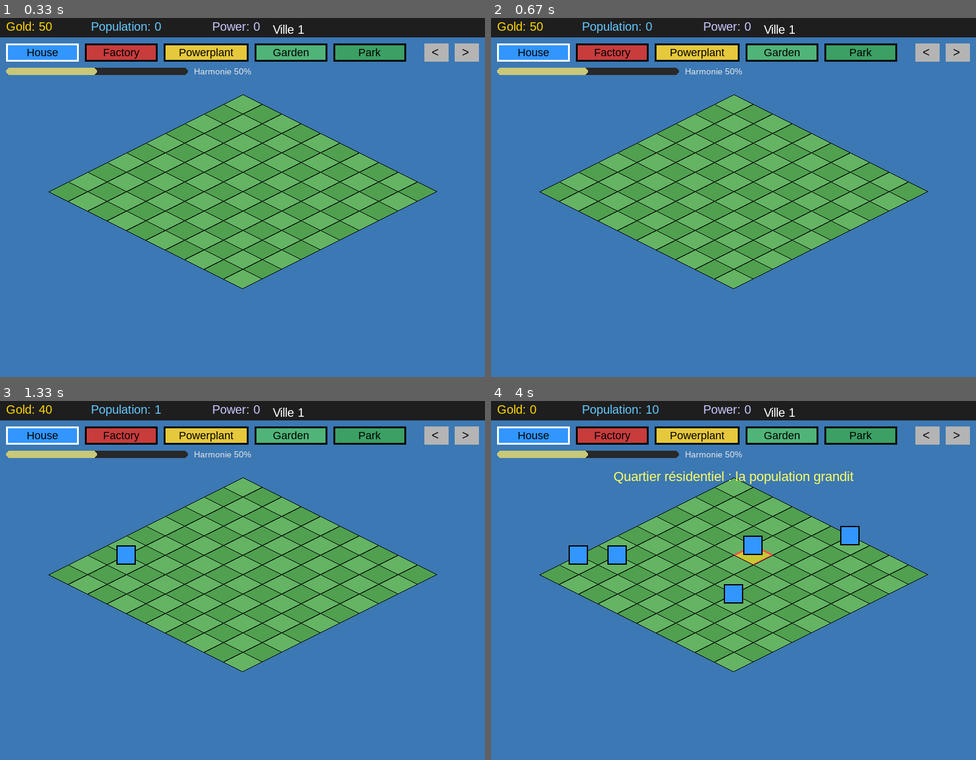
Above: before the commit, frames 1-4 (two rows, left to right).
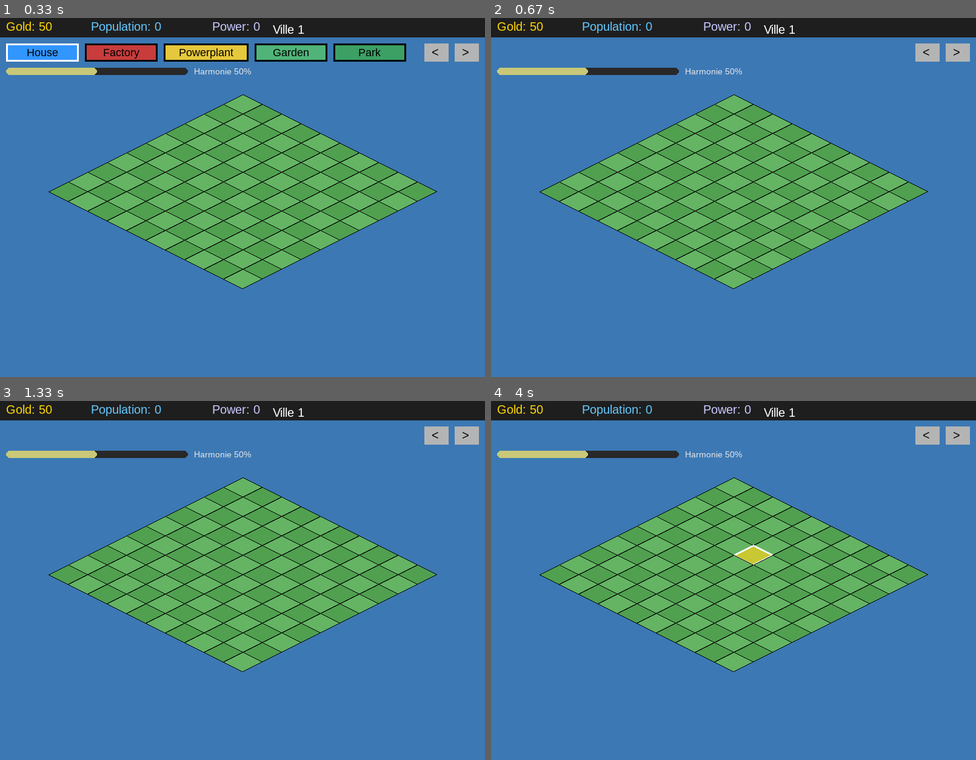
Above: after the commit, the same moments.

Repository: tdimnet/learn-pygame-by-doing
Game: pygame game, started from app.py
Same seed, same stepped clock (60 frames per second), same inputs: the game is played once before the commit and once after it.
Inputs (mouse positions are in pixels of both pictures, inside the frame that each line leads up to):
- Up to frame 1 (0.33 s): no input
- Up to frame 2 (0.67 s): hold O from 0.33 s (still down)
- Up to frame 3 (1.33 s): release O at 0.8 s; click (126, 580) at 0.88 s; click (315, 451) at 1.22 s
- Up to frame 4 (4 s): click (558, 566) at 1.55 s; click (738, 616) at 1.88 s; click (859, 634) at 2.22 s; click (859, 548) at 2.55 s; click (908, 548) at 2.88 s; click (752, 562) at 3.72 s

Frame 1 is identical in both runs. In frame 2, 3.9% of the frame differs, in the area x 1-84%, y 7-13%; in frame 3, 4.2%; in frame 4, 5.6%, in the area x 1-84%, y 1-57%.

Commit message:
add a small observer mode to test it

Diff:
--- a/app.py
+++ b/app.py
@@ -406,6 +406,8 @@
     milestone_popup_timer = 0
     milestone_popup_text = ""
 
+    observer_mode = False
+
     global_gold_bonus = 1.0
 
     pop_effect = [[0 for _ in range(GRID_HEIGHT)] for _ in range(GRID_WIDTH)]
@@ -441,7 +443,13 @@
                 save_game(cities, current_city, completed_milestones)
                 running = False
 
+            if event.type == pygame.KEYDOWN:
+                if event.key == pygame.K_o:
+                    observer_mode = not observer_mode
+
             if event.type == pygame.MOUSEBUTTONDOWN and event.button == 1:
+                if observer_mode:
+                    continue
                 clicked_tool = False
                 for btn in tool_buttons:
                     if btn["rect"].collidepoint(mx, my):
@@ -597,7 +605,9 @@
             int(city()["power"])
         )
         draw_harmony_bar(screen, city().get("harmony", 50))
-        draw_tool_bar(screen, tool_buttons, selected_building)
+
+        if not observer_mode:
+            draw_tool_bar(screen, tool_buttons, selected_building)
 
         pygame.draw.rect(screen, (180, 180, 180), prev_city_button)
         pygame.draw.rect(screen, (180, 180, 180), next_city_button)
